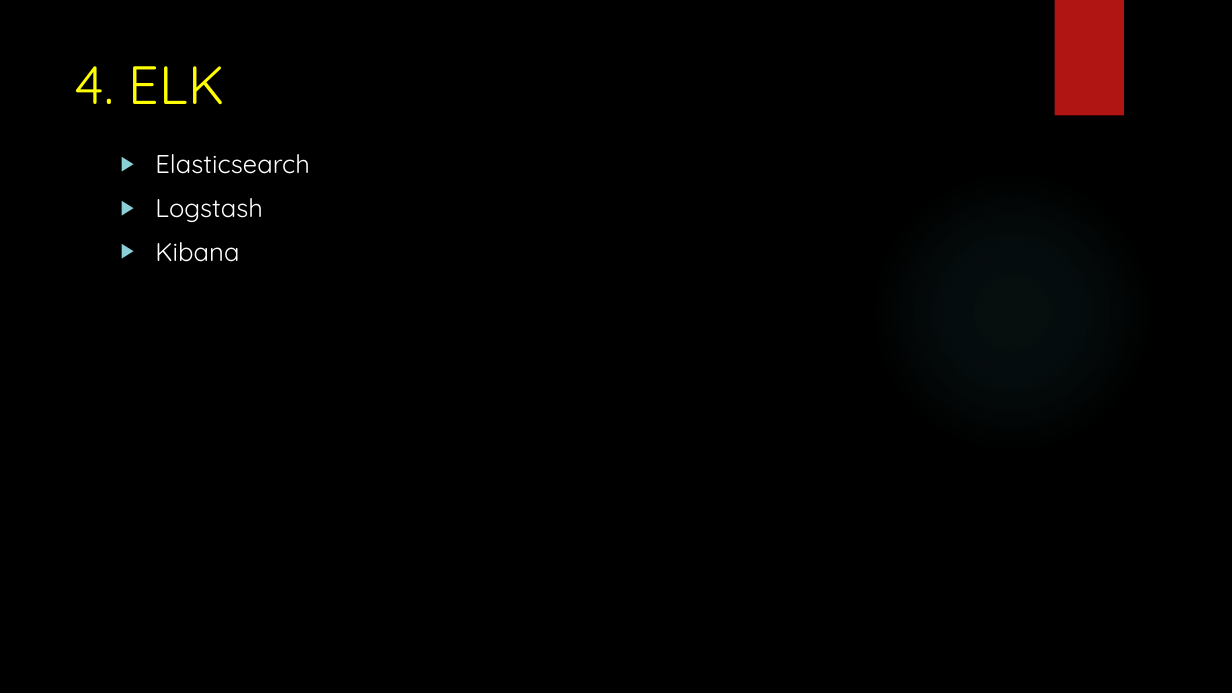
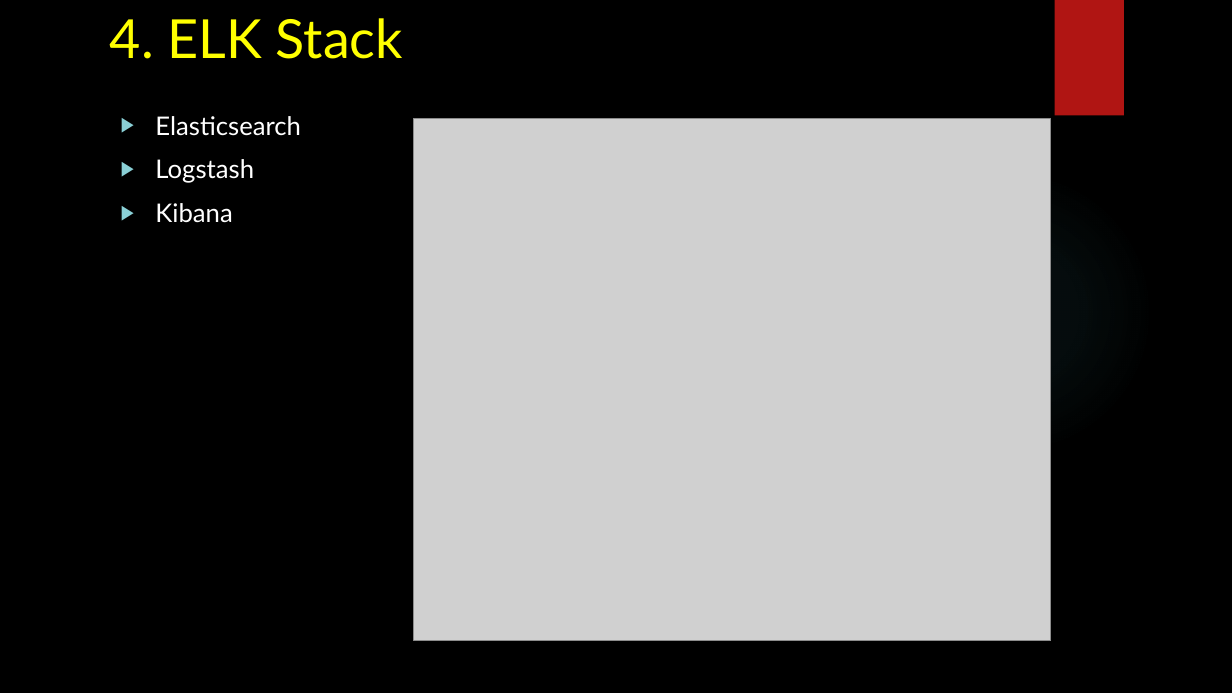
Before and after one commit to PhatBK/videojs-event-tracking-plugin, a slide deck: slide 7 of serminal/slides.pptx (slide 6 before the commit). Drawn at 1232x693 pixels with LibreOffice and Linux fonts; fonts in the diff are those of the drawing; grey boxes stand for pictures; background and template pictures are left out. Boxes give left, top, right and bottom in pixels: in the first picture for what was removed or moved away, otherwise in the second. Text is boxed around its words. In the diff, an @@ line names an element or a change of style, - is before the commit and + after.

```diff
--- a/serminal/slides.pptx
+++ b/serminal/slides.pptx
@@ title at box(110, 18, 403, 59): text changed; font Quicksand to Lato @@
-4. ELK
+4. ELK Stack
@@ text "Elasticsearch": place and size @@
-text "Elasticsearch" at box(155, 154, 309, 262)
+text "Elasticsearch" at box(155, 116, 301, 223)
@@ text "Elasticsearch" at box(155, 116, 301, 223): font Quicksand to Lato @@
@@ picture added at box(414, 118, 1052, 640) @@
```
Also in this commit, not shown: 9 other slides changed, 5 slides added, 1 slide removed.
